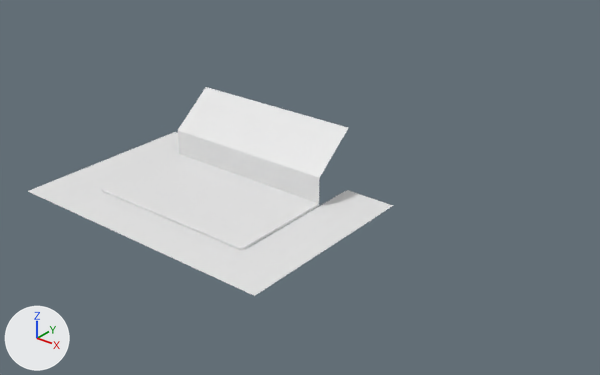
An edit to the glTF model godot/Models/Escenario.glb, drawn before and after from the same camera.
The view is the same before and after, from a camera (50 mm lens) standing at (63.1, -56.1, 39.6) and looking at (12.8, 6.8, 0.6). Arrows for +X, +Y and +Z are at lower left; the lights stay in place. Vertices at the same position are counted once.

Before the edit, the objects in view are built like this:
```python
me_plane = bpy.data.meshes.new('Plane')
me_plane.from_pydata(...)  # 62 vertices, 120 faces; spans x -10.5..10.5, y -12.0..0.0, z -0.3..0.0
me_plane_001 = bpy.data.meshes.new('Plane.001')
me_plane_001.from_pydata(...)  # 12 vertices, 12 faces; spans x -10.5..10.5, y 0.0..5.0, z -0.3..7.0
me_plane_002 = bpy.data.meshes.new('Plane.002')
me_plane_002.from_pydata(...)  # 14 vertices, 12 faces; spans x -15.5..17.5, y -5.0..17.0, z 0.0
ob_plane = bpy.data.objects.new('Plane', me_plane)
ob_plane.location = (5.5, 6.0, 0.0)
ob_plane_001 = bpy.data.objects.new('Plane.001', me_plane_001)
ob_plane_001.location = (5.5, 6.0, 0.0)
ob_plane_002 = bpy.data.objects.new('Plane.002', me_plane_002)
ob_plane_002.location = (4.5, -6.0, -0.3)
```
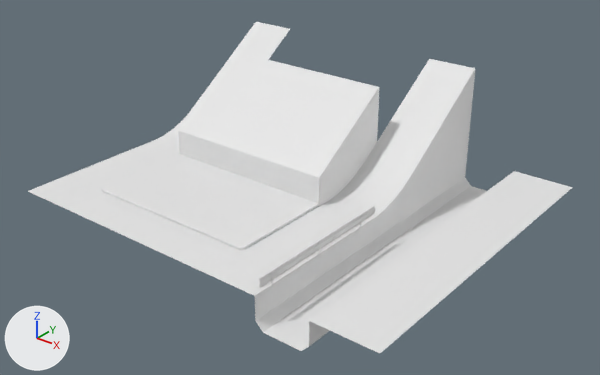
Commit message: Escenario update

Location of each change, (x1, y1, x2, y2) in pixels of the pictures (600 x 375 px):
'Plane.002', reshaped (49% wider, 101% taller)
    before: (28, 132, 393, 296)
    after: (28, 22, 573, 353)
'Plane.001', reshaped (18% wider, 32% taller)
    before: (178, 87, 348, 203)
    after: (178, 52, 379, 206)
'Plane.003', added
    after: (259, 205, 376, 289)
'Plane.004', added
    after: (270, 215, 362, 289)
part 2 of me_plane_002, built on
    before: (252, 190, 393, 296)
    after: (252, 59, 573, 353)
part 3 of me_plane_002, built on
    before: (73, 132, 179, 186)
    after: (73, 22, 290, 186)

The change in detail:
me_plane_001 is used by ob_plane_001; location (5.5, 6.0, 0.0).
me_plane_001 had 12 vertices, 12 faces and spanned x -10.5..10.5, y 0.0..5.0, z -0.3..7.0.
me_plane_001 now has 20 vertices, 26 faces and spans x -10.5..10.5, y 0.0..10.6, z -0.3..10.0.
Part 1, on me_plane_001:
9 vertices are removed from x -10.5..10.5, y 0.0..5.0, z -0.3..7.0.
12 faces are deleted.
17 vertices are added at x -10.5..10.5, y 0.0..10.6, z -0.3..10.0.
26 new faces join them.
me_plane_002 is used by ob_plane_002; location (4.5, -6.0, -0.3).
me_plane_002 had 14 vertices, 12 faces and spanned x -15.5..17.5, y -5.0..17.0, z 0.0.
me_plane_002 now has 130 vertices, 200 faces and spans x -15.5..30.5, y -5.0..33.0, z -3.5..11.0.
me_plane_002 part 2: 4 vertices removed from x 11.5..17.5, y -5.0..17.0, z 0.0; 110 vertices added at x 11.5..30.5, y -5.0..33.0, z -3.5..11.0.
me_plane_002 part 3: 2 vertices removed from x -15.5..-9.5, y 17.0, z 0.0; 12 vertices added at x -15.5..-9.5, y 13.7..33.0, z 0.0..11.0.
Mesh me_plane_010 is new.
It has 36 vertices, 60 faces and spans x -0.21..0.13, y -0.12..13.72, z -1.61..0.39.
Mesh me_plane_009 is new.
It has 32 vertices, 60 faces and spans x 0.0..0.1, y -10.3..7.4, z -0.5..0.5.
Object 'Plane.004' (ob_plane_004) is new; it shows me_plane_010.
Its location is (22.11, -8.89, 0.81).
Object 'Plane.003' (ob_plane_003) is new; it shows me_plane_009.
Its location is (22.11, -0.19, 0.81).
